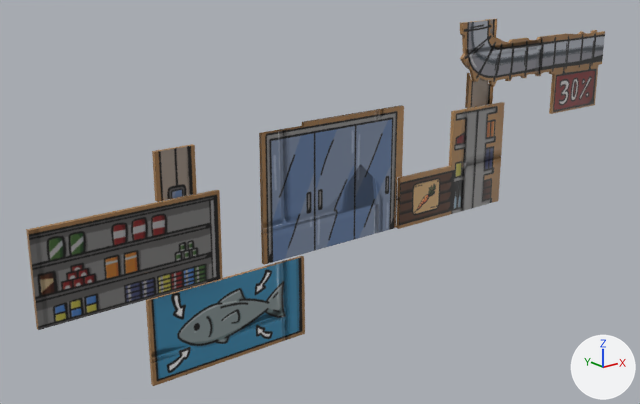
The FBX model HelpingHand_Unity/Assets/Models/Backgounds/BG_Market_VF.fbx: old version first, new version second.
Before and after are seen from a 50 mm camera at (-8.86, -5.73, 5.07) aimed at (-0.82, 4.32, 1.05). Every picture has the same lights, and +X, +Y and +Z are marked at lower right. The first picture is the older version.
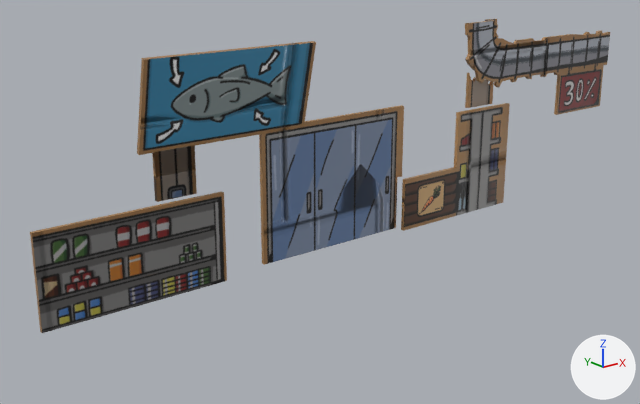
What differs and where, as boxes [x1, y1, x2, y2] in the pictures (640 x 404 px; the box of a moved part takes in the faces that stretch with it):
```json
{"object": "Cube.007", "change": "moved", "before": [26, 20, 605, 330], "after": [30, 20, 610, 333]}
{"object": "Cube.018", "change": "moved, turned", "before": [146, 256, 305, 386], "after": [137, 41, 316, 155]}
{"part": 1, "of": "me_cube_033", "change": "moved or reshaped", "before": [468, 19, 497, 108], "after": [468, 19, 497, 108]}
{"part": 2, "of": "me_cube_033", "change": "moved or reshaped", "before": [154, 106, 404, 265], "after": [154, 106, 404, 265]}
```

Edits to the scene script, one JSON object a line:
```json
{"block": "me_cube_033", "where": "me_cube_033.from_pydata(...)  # 70 vertices, 20 faces; spans x -3.78..2.53, y -0.03..0.03, z 0.17..3.29"}
{"block": "me_cube_033", "where": "# used by ob_cube_022; location = (0.0, 3.93, 0.31)"}
{"block": "me_cube_033", "change": "me_cube_033 part 1"}
{"block": "me_cube_033", "change": "5 faces are deleted"}
{"block": "me_cube_033", "change": "5 new faces join them"}
{"block": "me_cube_033", "change": "me_cube_033 part 2"}
{"block": "me_cube_033", "change": "5 faces are deleted"}
{"block": "me_cube_033", "change": "5 new faces join them"}
{"op": "set", "path": "ob_cube_007.location", "old": "(0.0, 3.87, 0.31)", "new": "(0.0, 3.76, 0.31)"}
{"op": "set", "path": "ob_cube_018.location", "old": "(0.0, 3.91, -2.86)", "new": "(0.0, 4.39, 0.37)"}
{"op": "set", "path": "ob_cube_018.rotation_euler", "old": "(-0.0114, 0.0, 0.0)", "new": "(0.226, 0.0, 0.0)", "note": "degrees (-0.7, 0, 0) -> degrees (13, 0, 0)"}
```
